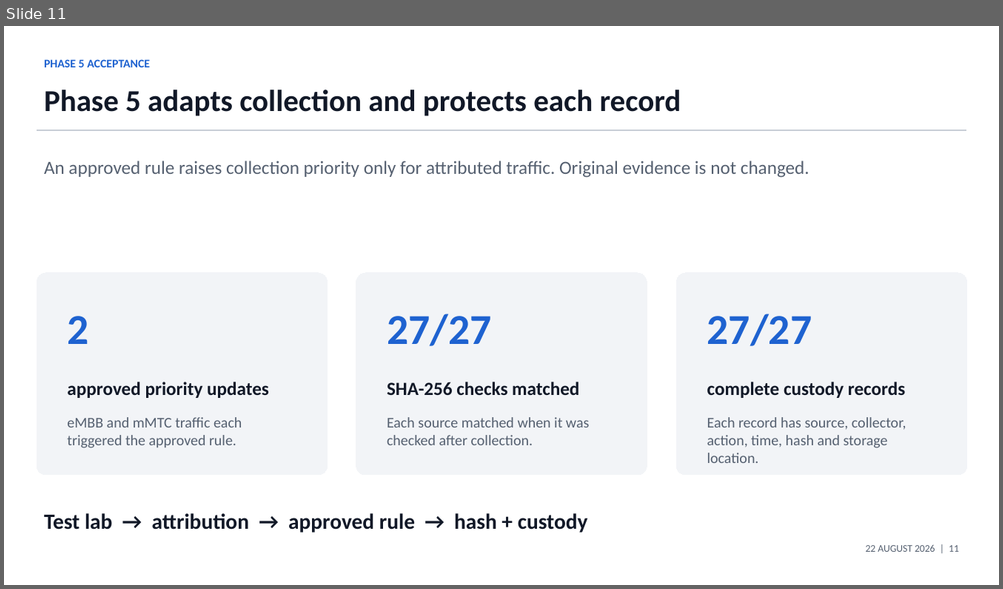
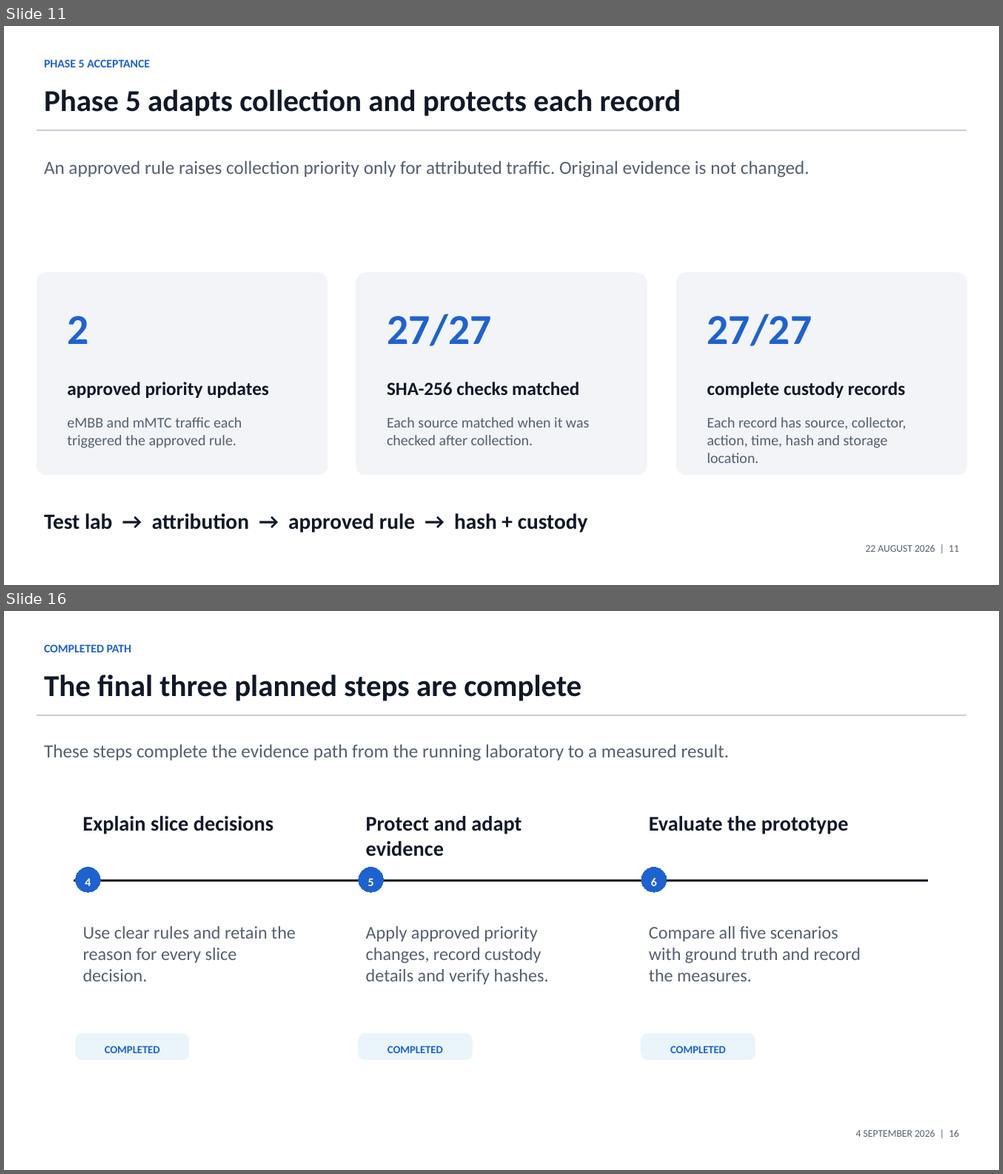
Before and after one commit to glen-mukota/adaptive-forensic-framework-5g-network-slicing, a slide deck: docs/Mukota_Implementation_Progress_Presentation.pptx. Shown one above the other, each under a label of ours: slide 11 before the commit, slides 11 and 16 after it; the slides between them are not shown. The pictures are 1003x589 and 1003x1174 pixels, drawn with LibreOffice and Linux fonts; fonts in the diff are those of the drawing. Boxes give left, top, right and bottom in pixels: in the first picture for what was removed or moved away, otherwise in the second. Text is boxed around its words. In the diff, an @@ line names an element or a change of style, - is before the commit and + after.

```diff
--- a/docs/Mukota_Implementation_Progress_Presentation.pptx
+++ b/docs/Mukota_Implementation_Progress_Presentation.pptx
@@ slide 16 added at [4,611,999,1170], background #FFFFFF @@
@@ text added at [44,644,131,652], 11.2 pt, text #1E62D0, bold @@
+COMPLETED PATH
@@ text added at [44,675,581,701], 29.2 pt, text #111827, bold @@
+The final three planned steps are complete
@@ rectangle added at [37,715,967,716], fill #C8CED6, outline #C8CED6 0 pt @@
@@ text added at [44,744,729,761], 18 pt, text #556070 @@
+These steps complete the evidence path from the running laboratory to a measured result.
@@ text added at [82,816,273,834], 20.2 pt, text #111827, bold @@
+Explain slice decisions
@@ text added at [366,816,521,857], 20.2 pt, text #111827, bold @@
+Protect and adapt evidence
@@ text added at [649,816,848,834], 20.2 pt, text #111827, bold @@
+Evaluate the prototype
@@ ellipse added at [76,868,100,892], fill #1E62D0, outline #1E62D0 0 pt @@
@@ ellipse added at [358,868,383,892], fill #1E62D0, outline #1E62D0 0 pt @@
@@ ellipse added at [641,868,666,892], fill #1E62D0, outline #1E62D0 0 pt @@
@@ rectangle added at [74,880,928,881], fill #111827, outline #111827 0 pt @@
@@ text added at [85,878,91,886], 11.2 pt, text #FFFFFF, bold @@
+4
@@ text added at [368,878,374,886], 11.2 pt, text #FFFFFF, bold @@
+5
@@ text added at [651,878,657,886], 11.2 pt, text #FFFFFF, bold @@
+6
@@ text added at [83,926,296,982], 17.2 pt, text #556070 @@
+Use clear rules and retain the reason for every slice decision.
@@ text added at [366,926,549,985], 17.2 pt, text #556070 @@
+Apply approved priority changes, record custody details and verify hashes.
@@ text added at [649,926,861,982], 17.2 pt, text #556070 @@
+Compare all five scenarios with ground truth and record the measures.
@@ rounded rectangle added at [76,1034,189,1060], fill #EAF5FB, outline #EAF5FB 0 pt @@
@@ text added at [105,1046,160,1054], 10.5 pt, text #1E62D0, bold @@
+COMPLETED
@@ rounded rectangle added at [358,1034,472,1060], fill #EAF5FB, outline #EAF5FB 0 pt @@
@@ text added at [387,1046,443,1054], 10.5 pt, text #1E62D0, bold @@
+COMPLETED
@@ rounded rectangle added at [641,1034,754,1060], fill #EAF5FB, outline #EAF5FB 0 pt @@
@@ text added at [670,1046,726,1054], 10.5 pt, text #1E62D0, bold @@
+COMPLETED
@@ text added at [856,1130,959,1137], 9.8 pt, text #556070 @@
+4 SEPTEMBER 2026 | 16
```
Also in this commit, not shown: 3 slides changed, 3 other slides added, 6 other files.
